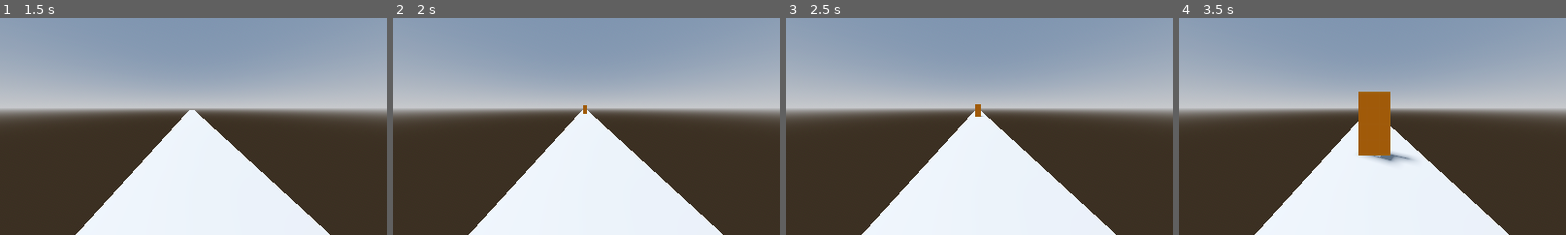
Above: before the commit, frames 1-4 (left to right).
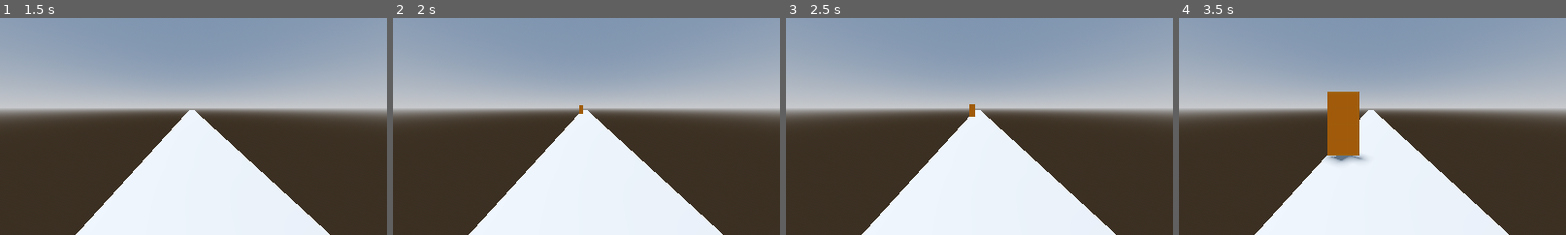
Above: after the commit, the same moments.

Repository: zs538/Spaztic-Garbage
Game: Godot game, scene res://world/main.tscn
The game is run twice, just before and just after one commit, with the same random seed, the same clock (stepped at 60 frames per second) and the same inputs.
Inputs:
- Up to frame 1 (1.5 s): tap Enter at 0.5 s
- Up to frame 2 (2 s): no input
- Up to frame 3 (2.5 s): tap Space at 2 s
- Up to frame 4 (3.5 s): tap Enter at 2.75 s
The pictures show only the part of the screen within x 25-75%, y 29-79%; the shares and areas given below are measured in that part.

Frame 1 is identical in both runs. In frame 2, less than 0.1% of the frame differs, in the area x 48-51%, y 40-45%; in frame 3, 0.2%; in frame 4, 5.4%, in the area x 38-62%, y 33-67%.

Commit message:
enema spawn #3

Diff:
--- a/spastic-garbage/world/patterns.gd
+++ b/spastic-garbage/world/patterns.gd
@@ -6,7 +6,7 @@
 
 var patterns = [
 		[
-			[1,0],
+			[1,0.5],
 			[0,0.5],
 			[0,-0.5]
 		]
@@ -15,17 +15,20 @@
 func returnPattern():
 	return patterns.pick_random()
 
-func flipPattern(patternToFlip):
-	var flippedPattern = []
-	for enemyData in patternToFlip:
-		var typeToAppend = enemyData[1]
+func mirrorPattern(patternToMirror):
+	var patternMirrored = []
+	for enemyData in patternToMirror:
+		var typeToAppend = enemyData[0]
 		var positionToAppend = 0
 		match enemyData[1]:
-			0.5: pass
+			0.5: positionToAppend = -0.5
+			-0.5: positionToAppend = 0.5
+		patternMirrored.append([typeToAppend,positionToAppend])
+	return patternMirrored
 
 func selectPattern():
 	index = 0
-	currentPattern = returnPattern()
+	currentPattern = mirrorPattern(returnPattern())
 	patternSelected = true
 
 func getCurrentEnemy():
